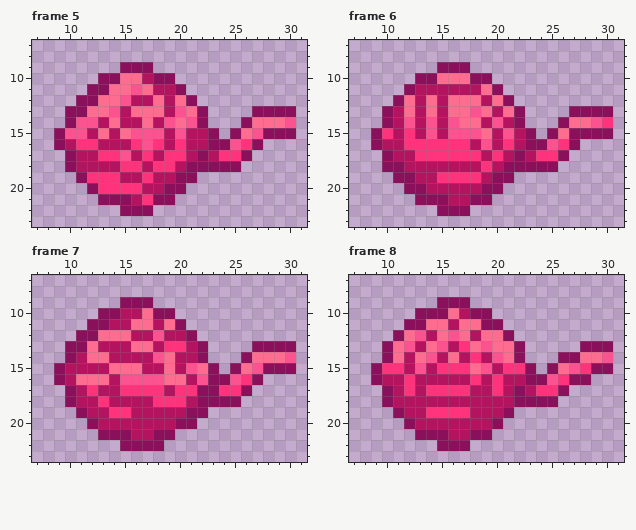
A pixel-art file gets an edit: Assets/Assety/PLAYER_wloczka/klebek/odwijanie_zawijanie/wloczka11_spin_anim.aseprite. That is the earlier state.
32x32 pixels, 8 frames. Shown: frame 5: x 7..31, y 7..23; frame 6: x 7..31, y 7..23; frame 7: x 7..31, y 7..23; frame 8: x 7..31, y 7..23. The old version is drawn lined up with the new one. The commit also changed other frames, which this record leaves out.
The result:
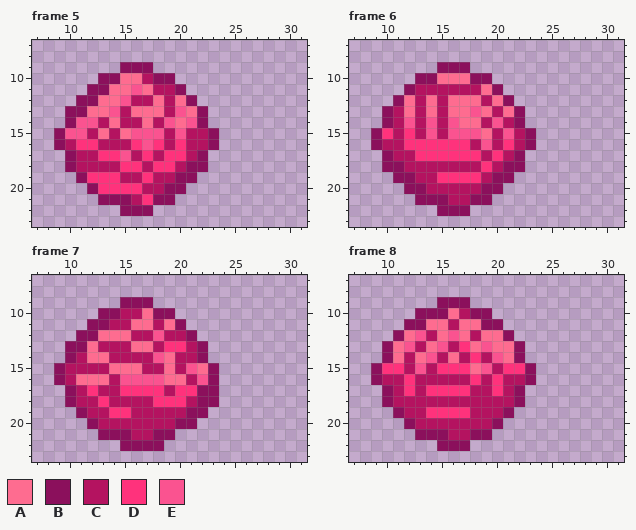
Palette (. is transparent): A #fe6c90  B #8b105c  C #b41360  D #ff327c  E #fa5390
The exact change:
whole drawing moved by -1,-2 (the old picture is shown already moved)
Frame 5:
Colour A is gone in row 14 at x 27 to 29; in row 15 at x 26.
Colour B is gone in row 13 at x 27 to 30; in row 14 at x 26; in row 15 at x 25 and 28 to 30; in row 16 at x 24 and 27; in row 17 at x 26; in row 18 at x 23 to 25.
Colour C is gone in row 17 at x 23.
Colour D is gone in row 16 at x 26; in row 17 at x 24 to 25.
Colour E is gone in row 14 at x 30; in row 15 at x 27; in row 16 at x 25.
Frame 6:
Colour A is gone in row 14 at x 27 to 28; in row 15 at x 26.
Colour B is gone in row 13 at x 27 to 30; in row 14 at x 26; in row 15 at x 25 and 27 to 30; in row 16 at x 24 and 27; in row 17 at x 26; in row 18 at x 23 to 25.
Colour C is gone in row 17 at x 23.
Colour D is gone in row 14 at x 30; in row 16 at x 26; in row 17 at x 24 to 25.
Colour E is gone in row 14 at x 29; in row 16 at x 25.
Frame 7:
Colour A is gone in row 14 at x 27 to 29; in row 15 at x 26.
Colour B is gone in row 13 at x 27 to 30; in row 14 at x 26; in row 15 at x 25 and 28 to 30; in row 16 at x 24 and 27; in row 17 at x 26; in row 18 at x 24 to 25.
Colour D is gone in row 16 at x 26; in row 17 at x 24 to 25.
Colour E is gone in row 14 at x 30; in row 15 at x 27; in row 16 at x 25.
Frame 8:
Colour A is gone in row 14 at x 28 to 29; in row 15 at x 26.
Colour B is gone in row 13 at x 28 to 30; in row 14 at x 26 to 27; in row 15 at x 25 and 29 to 30; in row 16 at x 24 and 27 to 28; in row 17 at x 26; in row 18 at x 23 to 25.
Colour C is gone in row 17 at x 23.
Colour D is gone in row 15 at x 28; in row 16 at x 26; in row 17 at x 24 to 25.
Colour E is gone in row 14 at x 30; in row 15 at x 27; in row 16 at x 25.
Where, in picture pixels (left, top, right, bottom), the same in both pictures:
erased: (208, 106, 296, 172)
erased: (525, 106, 613, 172)
erased: (219, 341, 296, 407)
erased: (525, 341, 613, 407)
